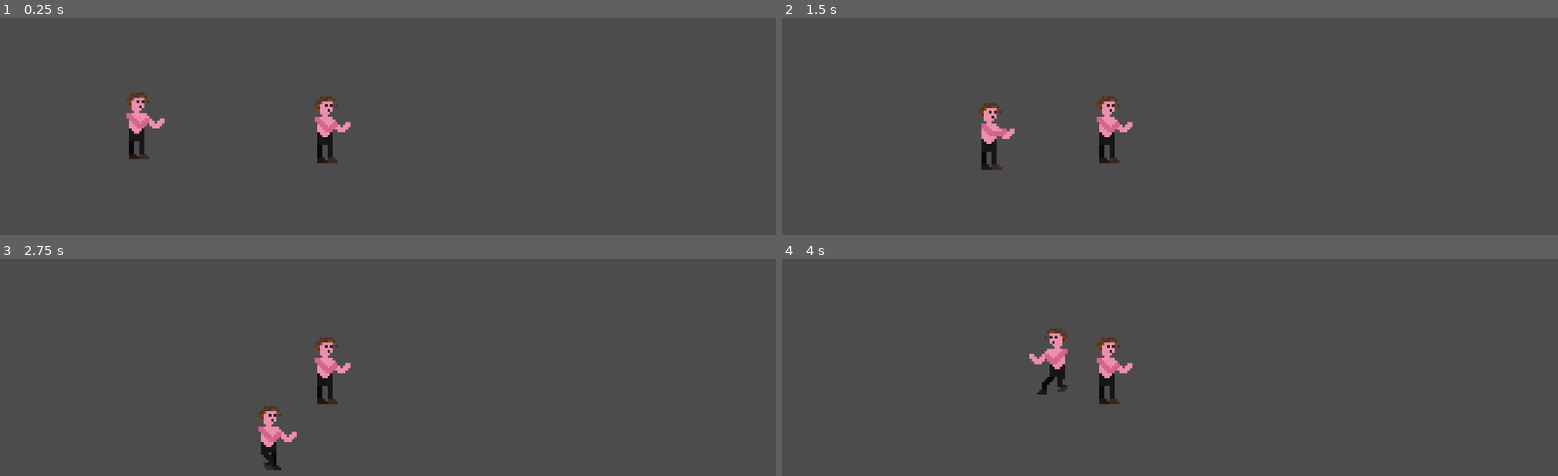
Above: before the commit, frames 1-4 (two rows, left to right).
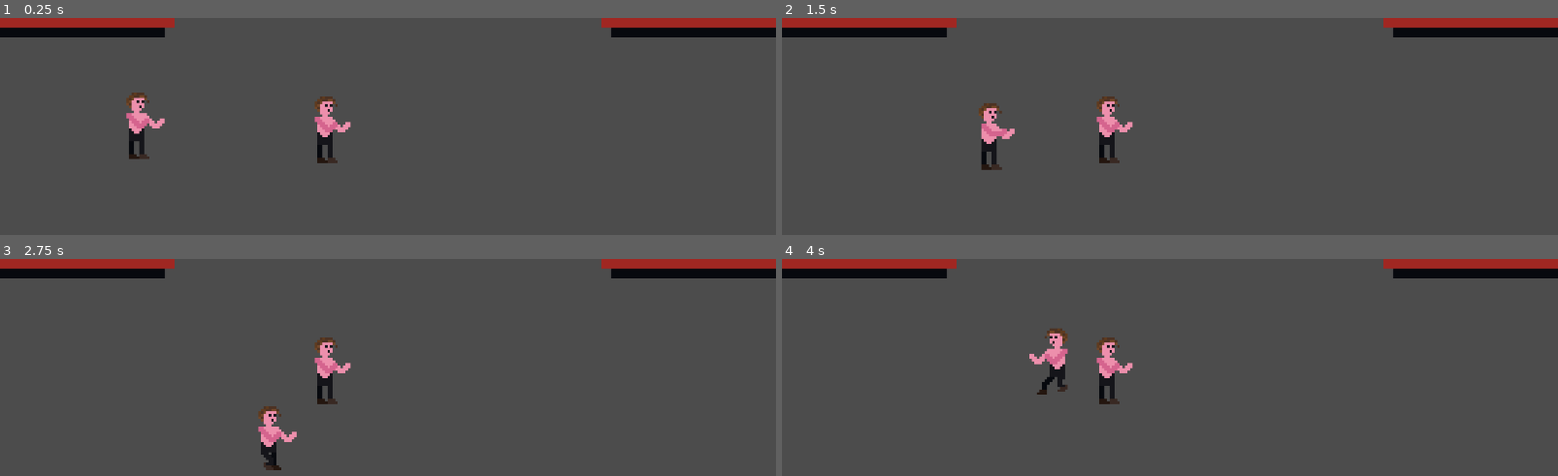
Above: after the commit, the same moments.

Repository: sadikuar/ringout
Game: Godot game, scene res://Main.tscn
Two runs of this game, one before a commit and one after it. Both use one fixed random seed, a clock stepped at 60 frames per second and the inputs below. Before the commit the project starts from res://Ring.tscn.
Inputs (mouse positions are in pixels of both pictures, inside the frame that each line leads up to):
- Up to frame 1 (0.25 s): no input
- Up to frame 2 (1.5 s): move the mouse to (1340, 213) at 0.52 s; hold D (Move right) 0.53-1.28 s; click (1340, 213) at 0.6 s; move the mouse to (outside the picture) at 1.27 s; hold S (Move down) from 1.28 s (still down); click (outside the picture) at 1.35 s
- Up to frame 3 (2.75 s): move the mouse to (465, 380) at 2.02 s; release S (Move down) at 2.03 s; hold D (Move right) from 2.03 s (still down); click (465, 380) at 2.1 s
- Up to frame 4 (4 s): move the mouse to (outside the picture) at 2.77 s; release D (Move right) at 2.78 s; hold W (Move up) 2.78-3.53 s; click (outside the picture) at 2.85 s; move the mouse to (outside the picture) at 3.52 s; hold A (Move left) from 3.53 s (still down); click (outside the picture) at 3.6 s

The runs differ from the first frame. In frame 1, 3.9% of the frame differs, in the area x 0-100%, y 0-9%; in frame 2, 3.9%; in frame 3, 3.9%; in frame 4, 3.9%.

Commit message:
- Added "main" node to replace ring as the main scene - Changed UI root nood to canvas layer

Diff:
--- a/HealthBar.tscn
+++ b/HealthBar.tscn
@@ -9,5 +9,5 @@
 
 [node name="TextureProgress" type="TextureRect" parent="."]
 margin_right = 216.0
-margin_bottom = 40.0
+margin_bottom = 24.0
 texture = ExtResource( 1 )
--- /dev/null
+++ b/Main.tscn
@@ -0,0 +1,10 @@
+[gd_scene load_steps=3 format=2]
+
+[ext_resource path="res://Ring.tscn" type="PackedScene" id=1]
+[ext_resource path="res://MainUI.tscn" type="PackedScene" id=2]
+
+[node name="Node" type="Node"]
+
+[node name="Ring" parent="." instance=ExtResource( 1 )]
+
+[node name="MainUI" parent="." instance=ExtResource( 2 )]
--- a/MainUI.tscn
+++ b/MainUI.tscn
@@ -2,14 +2,17 @@
 
 [ext_resource path="res://HealthBar.tscn" type="PackedScene" id=1]
 
-[node name="MainUI" type="Control"]
-anchor_right = 1.0
-anchor_bottom = 1.0
+[node name="MainUI" type="CanvasLayer"]
 
 [node name="HealthBarPlayer1" parent="." instance=ExtResource( 1 )]
+margin_left = 432.0
+margin_right = 648.0
+margin_bottom = 24.0
+rect_scale = Vector2( -2, 2 )
 
 [node name="HealthBarPlayer2" parent="." instance=ExtResource( 1 )]
 anchor_left = 1.0
 anchor_right = 1.0
 margin_left = -432.0
 margin_right = -216.0
+margin_bottom = 24.0
--- a/project.godot
+++ b/project.godot
@@ -11,7 +11,7 @@
 [application]
 
 config/name="ringout"
-run/main_scene="res://Ring.tscn"
+run/main_scene="res://Main.tscn"
 config/icon="res://icon.png"
 
 [display]
